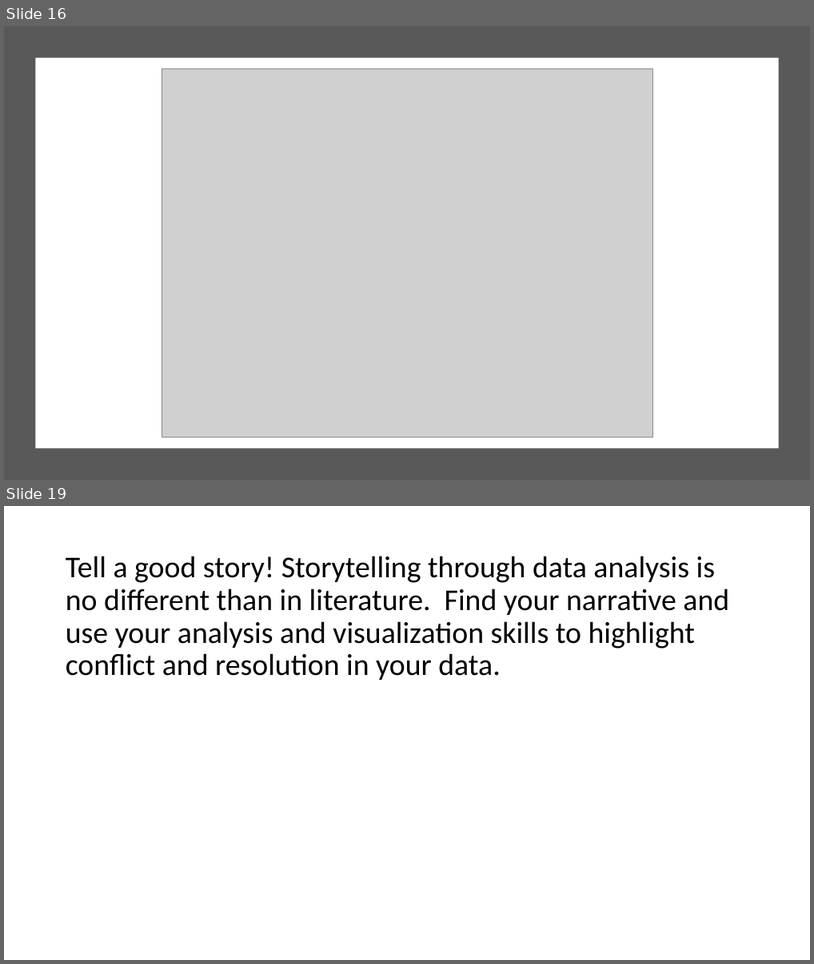
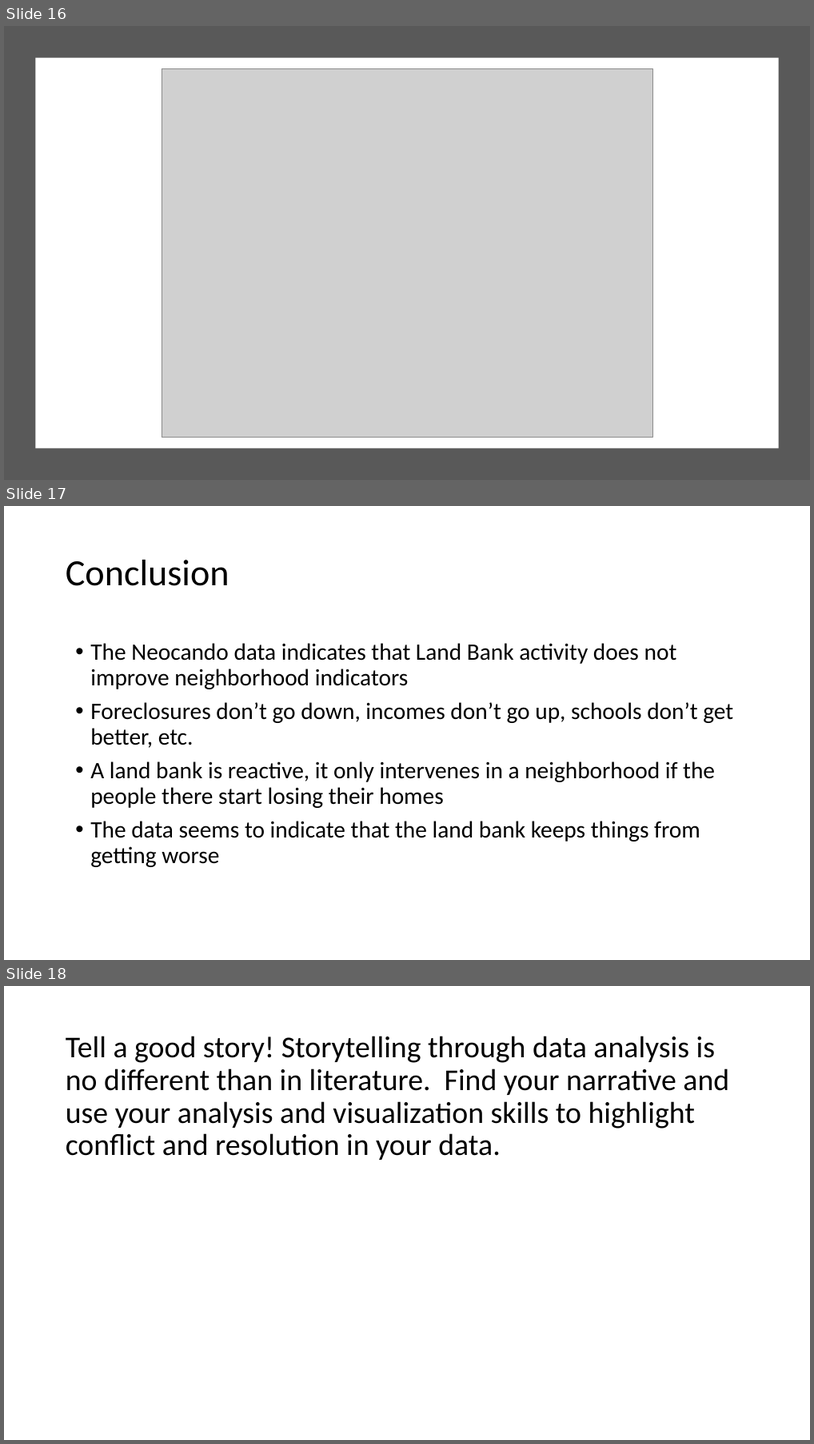
Before and after one commit to nicholasiii/GroupAssignement1, a slide deck: Group 2.pptx. Shown one above the other, each under a label of ours: slides 16 and 19 before the commit, slides 16, 17 and 18 after it; the slides between them are not shown. The pictures are 814x964 and 814x1444 pixels, drawn with LibreOffice and Linux fonts; fonts in the diff are those of the drawing; grey boxes stand for pictures. Boxes give left, top, right and bottom in pixels: in the first picture for what was removed or moved away, otherwise in the second. Text is boxed around its words. In the diff, an @@ line names an element or a change of style, - is before the commit and + after.

```diff
--- a/Group 2.pptx
+++ b/Group 2.pptx
@@ slide 17 added at <box>4,506,810,960</box>, background #FFFFFF @@
@@ title added at <box>66,560,230,586</box>, 44 pt, text #000000 @@
+Conclusion
@@ text added at <box>90,643,734,867</box>, 28 pt, text #000000 @@
+• The Neocando data indicates that Land Bank activity does not improve neighborhood indicators
+• Foreclosures don’t go down, incomes don’t go up, schools don’t get better, etc.
+• A land bank is reactive, it only intervenes in a neighborhood if the people there start losing their homes
+• The data seems to indicate that the land bank keeps things from getting worse
@@ what was slide 19 is now slide 18 @@
```
Also in this commit, not shown: 3 slides changed, 2 other slides added, 4 slides removed, 4 other files.
